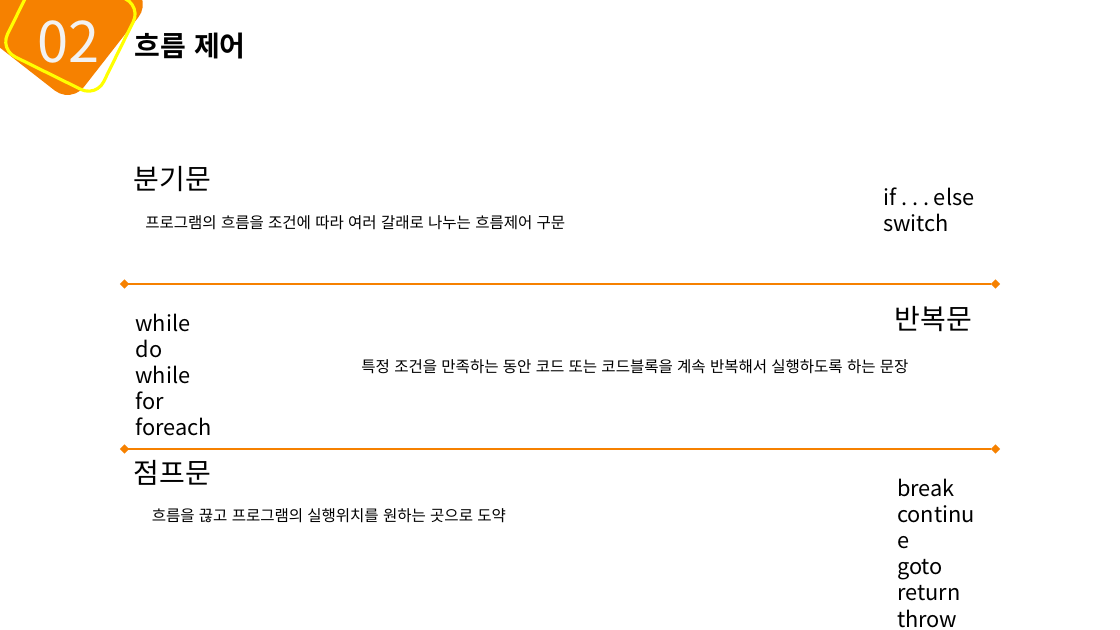
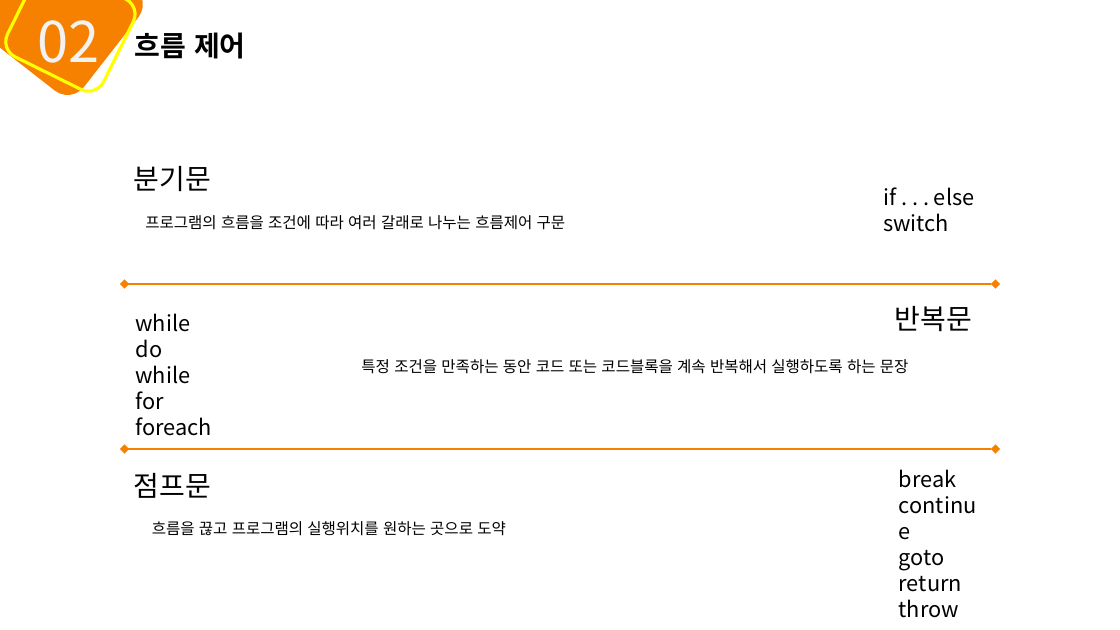
Before and after one commit to mins1119/C-, a slide deck: slide 15 of 2주차.pptx. Drawn at 1120x630 pixels with LibreOffice and Linux fonts; fonts in the diff are those of the drawing. Boxes give left, top, right and bottom in pixels: in the first picture for what was removed or moved away, otherwise in the second. Text is boxed around its words. In the diff, an @@ line names an element or a change of style, - is before the commit and + after.

```diff
--- a/2주차.pptx
+++ b/2주차.pptx
@@ text "점프문": place and size @@
-text "점프문" at box(134, 460, 211, 485)
+text "점프문" at box(134, 473, 211, 498)
@@ text "break": place and size @@
-text "break" at box(897, 478, 960, 628)
+text "break" at box(899, 469, 962, 618)
@@ text "흐름을 끊고 프로그램의 실행위치를 원하는 ...": place and size @@
-text "흐름을 끊고 프로그램의 실행위치를 원하는 ..." at box(152, 508, 506, 523)
+text "흐름을 끊고 프로그램의 실행위치를 원하는 ..." at box(152, 521, 506, 536)
```
Also in this commit, not shown: 6 other slides changed.
